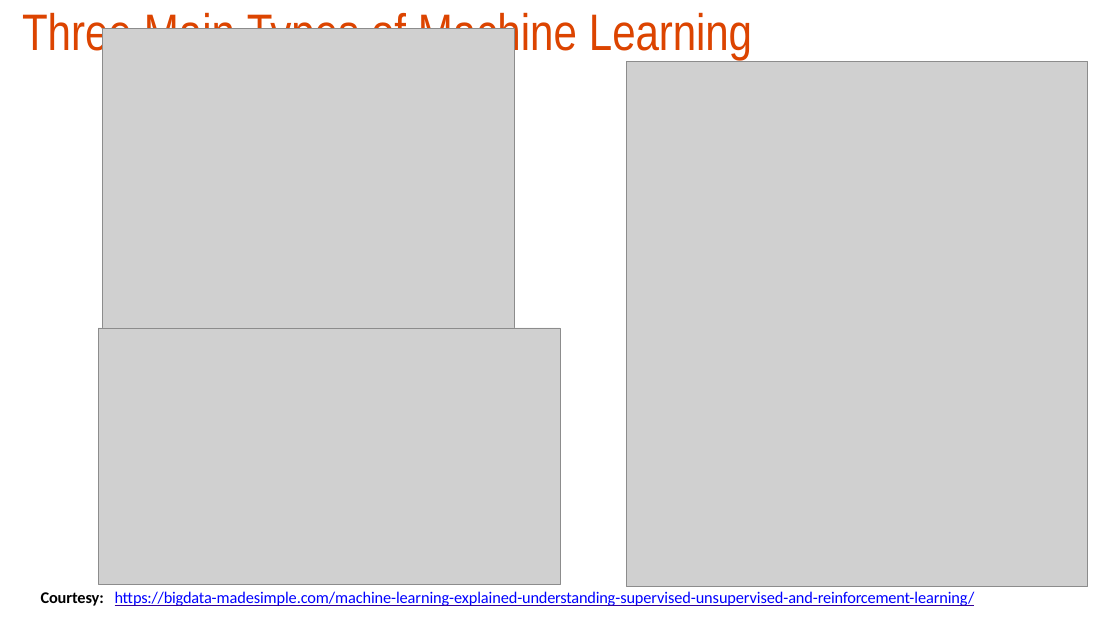
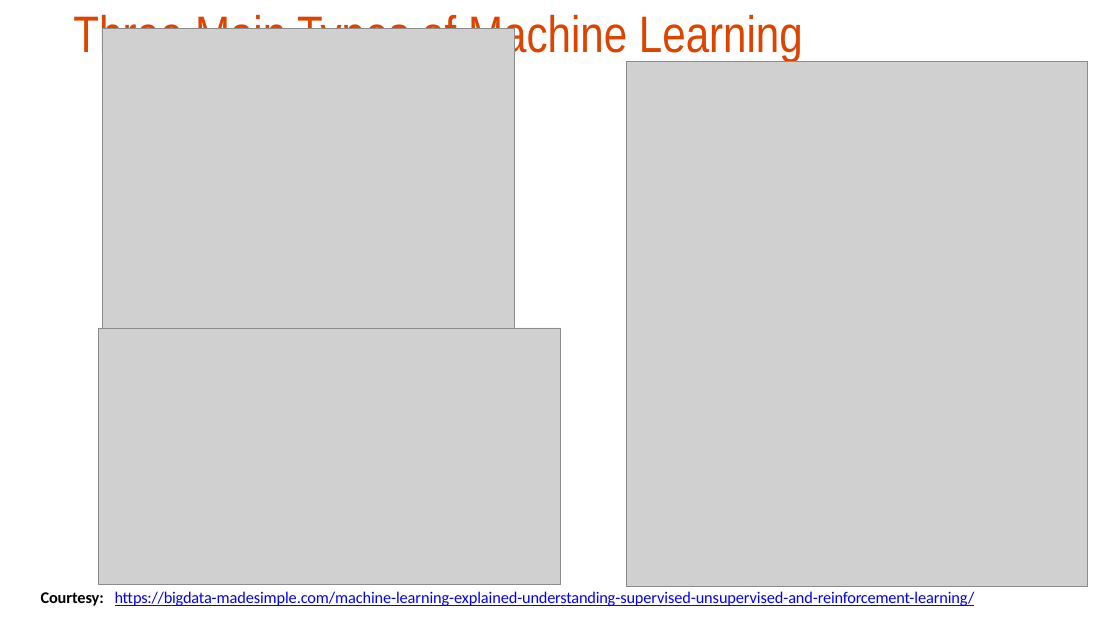
Before and after one commit to hrmauny/ewri-2026-workshop-resources, a slide deck: slide 6 of EWRI26 - Lecture - Wenqian - Introduction to Machine Learning.pptx. Drawn at 1120x630 pixels with LibreOffice and Linux fonts; fonts in the diff are those of the drawing; grey boxes stand for pictures; background and template pictures are left out. Boxes give left, top, right and bottom in pixels: in the first picture for what was removed or moved away, otherwise in the second. Text is boxed around its words. In the diff, an @@ line names an element or a change of style, - is before the commit and + after.

Commit message:
Update presentation on introduction to machine learning

```diff
--- a/EWRI26 - Lecture - Wenqian - Introduction to Machine Learning.pptx
+++ b/EWRI26 - Lecture - Wenqian - Introduction to Machine Learning.pptx
@@ title "Three Main Types of Machine ..." moved from (x1=22, y1=8, x2=752, y2=60) to (x1=73, y1=10, x2=803, y2=62) @@
@@ title "Three Main Types of Machine ..." at (x1=73, y1=10, x2=803, y2=62): letter spacing -0.1 to 0 pt in "Learning"; alignment left to centre @@
```
Also in this commit, not shown: 6 other slides changed, 1 slide added, 32 slides removed.
